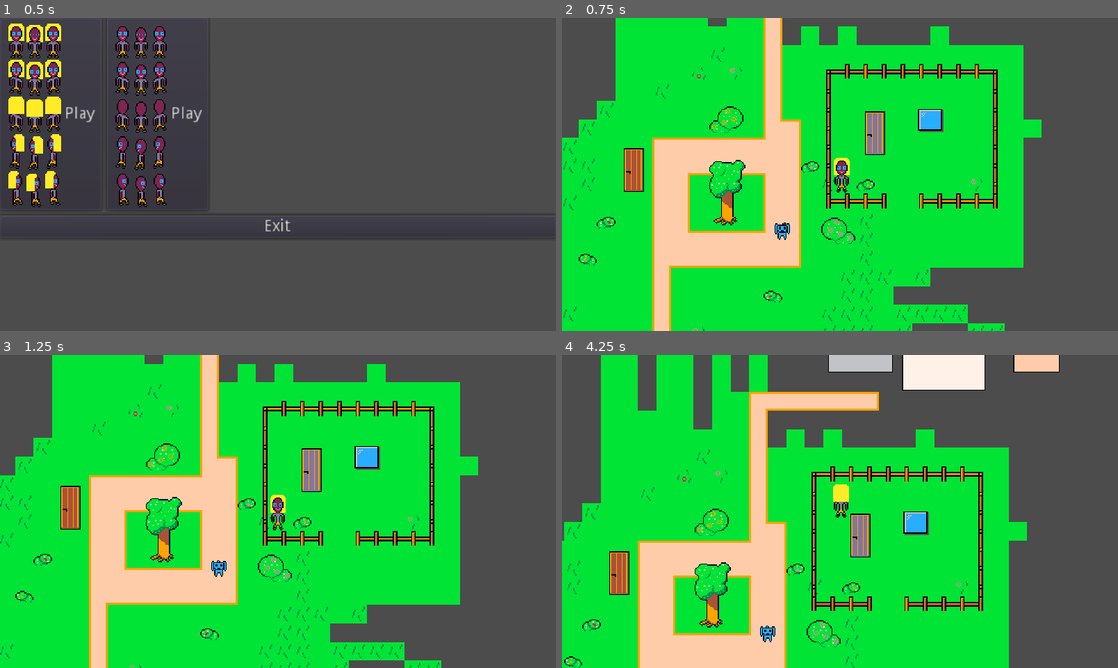
Above: before the commit, frames 1-4 (two rows, left to right).
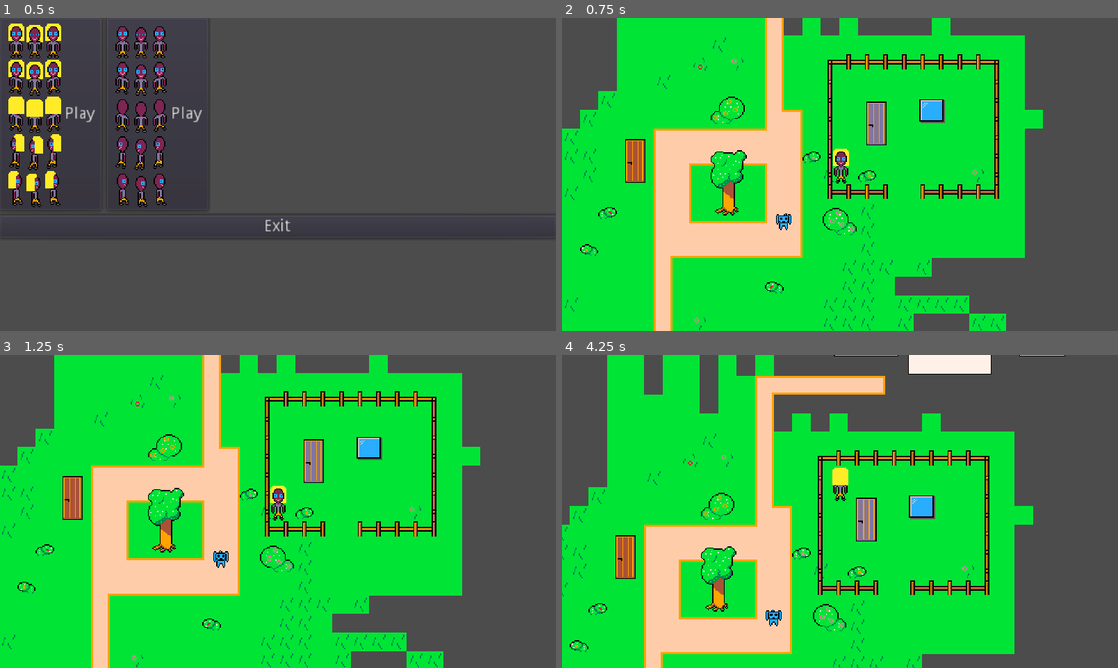
Above: after the commit, the same moments.

Repository: progsource/ggj2021
Game: Godot game, scene res://scenes/Title.tscn
The game is run twice, just before and just after one commit, with the same random seed, the same clock (stepped at 60 frames per second) and the same inputs.
Inputs:
- Up to frame 1 (0.5 s): no input
- Up to frame 2 (0.75 s): click "Play" at 0.5 s
- Up to frame 3 (1.25 s): no input
- Up to frame 4 (4.25 s): hold Right (ui_right) 1.28-2.03 s; hold Down (ui_down) 2.03-2.78 s; hold Right (ui_right) 2.78-3.53 s; hold Up (ui_up) from 3.53 s (still down)

Frame 1 is identical in both runs. In frame 2, 15% of the frame differs, in the area x 0-87%, y 0-100%; in frame 3, 15%; in frame 4, 25%, in the area x 0-91%, y 0-100%.

Commit message:
Added some colliders

Diff:
--- a/code/assets/gfx/spritesheet.tres
+++ b/code/assets/gfx/spritesheet.tres
@@ -64,6 +64,87 @@
 
 [sub_resource type="ConvexPolygonShape2D" id=24]
 points = PoolVector2Array( 10.1186, 13.838, 6.21558, 13.838, 6.08096, 0, 9.84943, 0 )
+
+[sub_resource type="ConvexPolygonShape2D" id=25]
+points = PoolVector2Array( 16, 16, 0, 16, 0, 0, 16, 0 )
+
+[sub_resource type="ConvexPolygonShape2D" id=26]
+points = PoolVector2Array( 16, 16, 0, 16, 0, 0, 16, 0 )
+
+[sub_resource type="ConvexPolygonShape2D" id=27]
+points = PoolVector2Array( 4.09166, 0, 16, 0, 16, 16, 4.09166, 16 )
+
+[sub_resource type="ConvexPolygonShape2D" id=28]
+points = PoolVector2Array( 12.0734, 16, 0, 16, 0, 0, 12.0734, 0 )
+
+[sub_resource type="ConvexPolygonShape2D" id=29]
+points = PoolVector2Array( 4.09166, 0, 16, 0, 16, 16, 4.09166, 16 )
+
+[sub_resource type="ConvexPolygonShape2D" id=30]
+points = PoolVector2Array( 12.1383, 16, 0, 16, 0, 0, 12.1383, 0 )
+
+[sub_resource type="ConvexPolygonShape2D" id=31]
+points = PoolVector2Array( 12.0734, 15.0611, 0, 15.0611, 0, 0, 12.0734, 0 )
+
+[sub_resource type="ConvexPolygonShape2D" id=32]
+points = PoolVector2Array( 16, 15.0611, 0, 15.0611, 0, 0, 16, 0 )
+
+[sub_resource type="ConvexPolygonShape2D" id=33]
+points = PoolVector2Array( 4.09166, 0, 16, 0, 16, 15.1909, 4.09166, 15.1909 )
+
+[sub_resource type="ConvexPolygonShape2D" id=34]
+points = PoolVector2Array( 16, 15.7025, 3.95969, 15.7025, 3.95969, 0, 16, 0 )
+
+[sub_resource type="ConvexPolygonShape2D" id=35]
+points = PoolVector2Array( 16, 16, 0, 16, 0, 0, 16, 0 )
+
+[sub_resource type="ConvexPolygonShape2D" id=36]
+points = PoolVector2Array( 12.0116, 16, 0, 16, 0, 0, 11.9337, 0 )
+
+[sub_resource type="ConvexPolygonShape2D" id=37]
+points = PoolVector2Array( 16, 16, 3.97792, 16, 3.97792, 0, 16, 0 )
+
+[sub_resource type="ConvexPolygonShape2D" id=38]
+points = PoolVector2Array( 16, 16, 0, 16, 0, 0, 16, 0 )
+
+[sub_resource type="ConvexPolygonShape2D" id=39]
+points = PoolVector2Array( 12.0116, 16, 0, 16, 0, 0, 12.0116, 0 )
+
+[sub_resource type="ConvexPolygonShape2D" id=40]
+points = PoolVector2Array( 16, 15.0367, 3.97792, 15.0367, 3.97792, 0, 16, 0 )
+
+[sub_resource type="ConvexPolygonShape2D" id=41]
+points = PoolVector2Array( 16, 15.0367, 0, 15.0367, 0, 0, 16, 0 )
+
+[sub_resource type="ConvexPolygonShape2D" id=42]
+points = PoolVector2Array( 12.0895, 15.0367, 0, 15.0367, 0, 0, 12.0895, 0 )
+
+[sub_resource type="ConvexPolygonShape2D" id=43]
+points = PoolVector2Array( 12.1089, 15.1874, 0, 15.1874, 0, 0, 12.1089, 0 )
+
+[sub_resource type="ConvexPolygonShape2D" id=44]
+points = PoolVector2Array( 16, 15.2523, 0, 15.2523, 0, 0, 16, 0 )
+
+[sub_resource type="ConvexPolygonShape2D" id=45]
+points = PoolVector2Array( 3.86751, 0, 16, 0, 16, 15.0576, 3.86751, 15.0576 )
+
+[sub_resource type="ConvexPolygonShape2D" id=46]
+points = PoolVector2Array( 3.99731, 0, 16, 0, 16, 16, 3.99731, 16 )
+
+[sub_resource type="ConvexPolygonShape2D" id=47]
+points = PoolVector2Array( 16, 16, 0, 16, 0, 0, 16, 0 )
+
+[sub_resource type="ConvexPolygonShape2D" id=48]
+points = PoolVector2Array( 12.1738, 16, 0, 16, 0, 0, 12.1738, 0 )
+
+[sub_resource type="ConvexPolygonShape2D" id=49]
+points = PoolVector2Array( 3.99731, 0, 16, 0, 16, 16, 3.99731, 16 )
+
+[sub_resource type="ConvexPolygonShape2D" id=50]
+points = PoolVector2Array( 16, 16, 0, 16, 0, 0, 16, 0 )
+
+[sub_resource type="ConvexPolygonShape2D" id=51]
+points = PoolVector2Array( 12.044, 16, 0, 16, 0, 0, 12.044, 0 )
 
 [sub_resource type="ConvexPolygonShape2D" id=8]
 points = PoolVector2Array( 22.2053, 44.735, 22.0438, 51.1952, 24.3049, 51.6797, 25.5969, 55.7174, 19.7827, 58.786, 17.0371, 57.0094, 14.9376, 59.2705, 11.869, 59.109, 9.44637, 57.1709, 6.70078, 58.14, 4.4397, 55.2329, 10.5769, 51.1952, 10.8999, 44.8965 )
@@ -601,9 +682,64 @@
 25/navigation_offset = Vector2( 0, 0 )
 25/shape_offset = Vector2( 0, 0 )
 25/shape_transform = Transform2D( 1, 0, 0, 1, 0, 0 )
+25/shape = SubResource( 25 )
 25/shape_one_way = false
-25/shape_one_way_margin = 0.0
-25/shapes = [  ]
+25/shape_one_way_margin = 1.0
+25/shapes = [ {
+"autotile_coord": Vector2( 1, 1 ),
+"one_way": false,
+"one_way_margin": 1.0,
+"shape": SubResource( 25 ),
+"shape_transform": Transform2D( 1, 0, 0, 1, 0, 0 )
+}, {
+"autotile_coord": Vector2( 1, 0 ),
+"one_way": false,
+"one_way_margin": 1.0,
+"shape": SubResource( 26 ),
+"shape_transform": Transform2D( 1, 0, 0, 1, 0, 0 )
+}, {
+"autotile_coord": Vector2( 0, 0 ),
+"one_way": false,
+"one_way_margin": 1.0,
+"shape": SubResource( 27 ),
+"shape_transform": Transform2D( 1, 0, 0, 1, 0, 0 )
+}, {
+"autotile_coord": Vector2( 2, 0 ),
+"one_way": false,
+"one_way_margin": 1.0,
+"shape": SubResource( 28 ),
+"shape_transform": Transform2D( 1, 0, 0, 1, 0, 0 )
+}, {
+"autotile_coord": Vector2( 0, 1 ),
+"one_way": false,
+"one_way_margin": 1.0,
+"shape": SubResource( 29 ),
+"shape_transform": Transform2D( 1, 0, 0, 1, 0, 0 )
+}, {
+"autotile_coord": Vector2( 2, 1 ),
+"one_way": false,
+"one_way_margin": 1.0,
+"shape": SubResource( 30 ),
+"shape_transform": Transform2D( 1, 0, 0, 1, 0, 0 )
+}, {
+"autotile_coord": Vector2( 2, 2 ),
+"one_way": false,
+"one_way_margin": 1.0,
+"shape": SubResource( 31 ),
+"shape_transform": Transform2D( 1, 0, 0, 1, 0, 0 )
+}, {
+"autotile_coord": Vector2( 1, 2 ),
+"one_way": false,
+"one_way_margin": 1.0,
+"shape": SubResource( 32 ),
+"shape_transform": Transform2D( 1, 0, 0, 1, 0, 0 )
+}, {
+"autotile_coord": Vector2( 0, 2 ),
+"one_way": false,
+"one_way_margin": 1.0,
+"shape": SubResource( 33 ),
+"shape_transform": Transform2D( 1, 0, 0, 1, 0, 0 )
+} ]
 25/z_index = 0
 26/name = "house0"
 26/texture = ExtResource( 1 )
@@ -624,9 +760,64 @@
 26/navigation_offset = Vector2( 0, 0 )
 26/shape_offset = Vector2( 0, 0 )
 26/shape_transform = Transform2D( 1, 0, 0, 1, 0, 0 )
+26/shape = SubResource( 34 )
 26/shape_one_way = false
-26/shape_one_way_margin = 0.0
-26/shapes = [  ]
+26/shape_one_way_margin = 1.0
+26/shapes = [ {
+"autotile_coord": Vector2( 0, 0 ),
+"one_way": false,
+"one_way_margin": 1.0,
+"shape": SubResource( 34 ),
+"shape_transform": Transform2D( 1, 0, 0, 1, 0, 0 )
+}, {
+"autotile_coord": Vector2( 1, 0 ),
+"one_way": false,
+"one_way_margin": 1.0,
+"shape": SubResource( 35 ),
+"shape_transform": Transform2D( 1, 0, 0, 1, 0, 0 )
+}, {
+"autotile_coord": Vector2( 2, 0 ),
+"one_way": false,
+"one_way_margin": 1.0,
+"shape": SubResource( 36 ),
+"shape_transform": Transform2D( 1, 0, 0, 1, 0, 0 )
+}, {
+"autotile_coord": Vector2( 0, 1 ),
+"one_way": false,
+"one_way_margin": 1.0,
+"shape": SubResource( 37 ),
+"shape_transform": Transform2D( 1, 0, 0, 1, 0, 0 )
+}, {
+"autotile_coord": Vector2( 1, 1 ),
+"one_way": false,
+"one_way_margin": 1.0,
+"shape": SubResource( 38 ),
+"shape_transform": Transform2D( 1, 0, 0, 1, 0, 0 )
+}, {
+"autotile_coord": Vector2( 2, 1 ),
+"one_way": false,
+"one_way_margin": 1.0,
+"shape": SubResource( 39 ),
+"shape_transform": Transform2D( 1, 0, 0, 1, 0, 0 )
+}, {
+"autotile_coord": Vector2( 0, 2 ),
+"one_way": false,
+"one_way_margin": 1.0,
+"shape": SubResource( 40 ),
+"shape_transform": Transform2D( 1, 0, 0, 1, 0, 0 )
+}, {
+"autotile_coord": Vector2( 1, 2 ),
+"one_way": false,
+"one_way_margin": 1.0,
+"shape": SubResource( 41 ),
+"shape_transform": Transform2D( 1, 0, 0, 1, 0, 0 )
+}, {
+"autotile_coord": Vector2( 2, 2 ),
+"one_way": false,
+"one_way_margin": 1.0,
+"shape": SubResource( 42 ),
+"shape_transform": Transform2D( 1, 0, 0, 1, 0, 0 )
+} ]
 26/z_index = 0
 27/name = "house2"
 27/texture = ExtResource( 1 )
@@ -647,7 +838,62 @@
 27/navigation_offset = Vector2( 0, 0 )
 27/shape_offset = Vector2( 0, 0 )
 27/shape_transform = Transform2D( 1, 0, 0, 1, 0, 0 )
+27/shape = SubResource( 43 )
 27/shape_one_way = false
-27/shape_one_way_margin = 0.0
-27/shapes = [  ]
+27/shape_one_way_margin = 1.0
+27/shapes = [ {
+"autotile_coord": Vector2( 2, 2 ),
+"one_way": false,
+"one_way_margin": 1.0,
+"shape": SubResource( 43 ),
+"shape_transform": Transform2D( 1, 0, 0, 1, 0, 0 )
+}, {
+"autotile_coord": Vector2( 1, 2 ),
+"one_way": false,
+"one_way_margin": 1.0,
+"shape": SubResource( 44 ),
+"shape_transform": Transform2D( 1, 0, 0, 1, 0, 0 )
+}, {
+"autotile_coord": Vector2( 0, 2 ),
+"one_way": false,
+"one_way_margin": 1.0,
+"shape": SubResource( 45 ),
+"shape_transform": Transform2D( 1, 0, 0, 1, 0, 0 )
+}, {
+"autotile_coord": Vector2( 0, 1 ),
+"one_way": false,
+"one_way_margin": 1.0,
+"shape": SubResource( 46 ),
+"shape_transform": Transform2D( 1, 0, 0, 1, 0, 0 )
+}, {
+"autotile_coord": Vector2( 1, 1 ),
+"one_way": false,
+"one_way_margin": 1.0,
+"shape": SubResource( 47 ),
+"shape_transform": Transform2D( 1, 0, 0, 1, 0, 0 )
+}, {
+"autotile_coord": Vector2( 2, 1 ),
+"one_way": false,
+"one_way_margin": 1.0,
+"shape": SubResource( 48 ),
+"shape_transform": Transform2D( 1, 0, 0, 1, 0, 0 )
+}, {
+"autotile_coord": Vector2( 0, 0 ),
+"one_way": false,
+"one_way_margin": 1.0,
+"shape": SubResource( 49 ),
+"shape_transform": Transform2D( 1, 0, 0, 1, 0, 0 )
+}, {
+"autotile_coord": Vector2( 1, 0 ),
+"one_way": false,
+"one_way_margin": 1.0,
+"shape": SubResource( 50 ),
+"shape_transform": Transform2D( 1, 0, 0, 1, 0, 0 )
+}, {
+"autotile_coord": Vector2( 2, 0 ),
+"one_way": false,
+"one_way_margin": 1.0,
+"shape": SubResource( 51 ),
+"shape_transform": Transform2D( 1, 0, 0, 1, 0, 0 )
+} ]
 27/z_index = 0
--- a/code/scenes/Berry.tscn
+++ b/code/scenes/Berry.tscn
@@ -4,8 +4,8 @@
 [ext_resource path="res://scripts/Actor.gd" type="Script" id=2]
 
 [sub_resource type="CapsuleShape2D" id=1]
-radius = 9.05082
-height = 15.6843
+radius = 7.36421
+height = 0.0
 
 [sub_resource type="Animation" id=3]
 resource_name = "down"
@@ -101,6 +101,7 @@
 region_rect = Rect2( 16, 0, 16, 32 )
 
 [node name="CollisionShape2D" type="CollisionShape2D" parent="."]
+position = Vector2( -0.0992126, 10.3181 )
 shape = SubResource( 1 )
 
 [node name="AnimationPlayer" type="AnimationPlayer" parent="."]
@@ -111,5 +112,6 @@
 anims/up = SubResource( 4 )
 
 [node name="Camera2D" type="Camera2D" parent="."]
+position = Vector2( -0.396851, 8.03622 )
 current = true
 smoothing_enabled = true
Not shown: 1 places in code/assets/gfx/spritesheet.tres that only renumber resources
